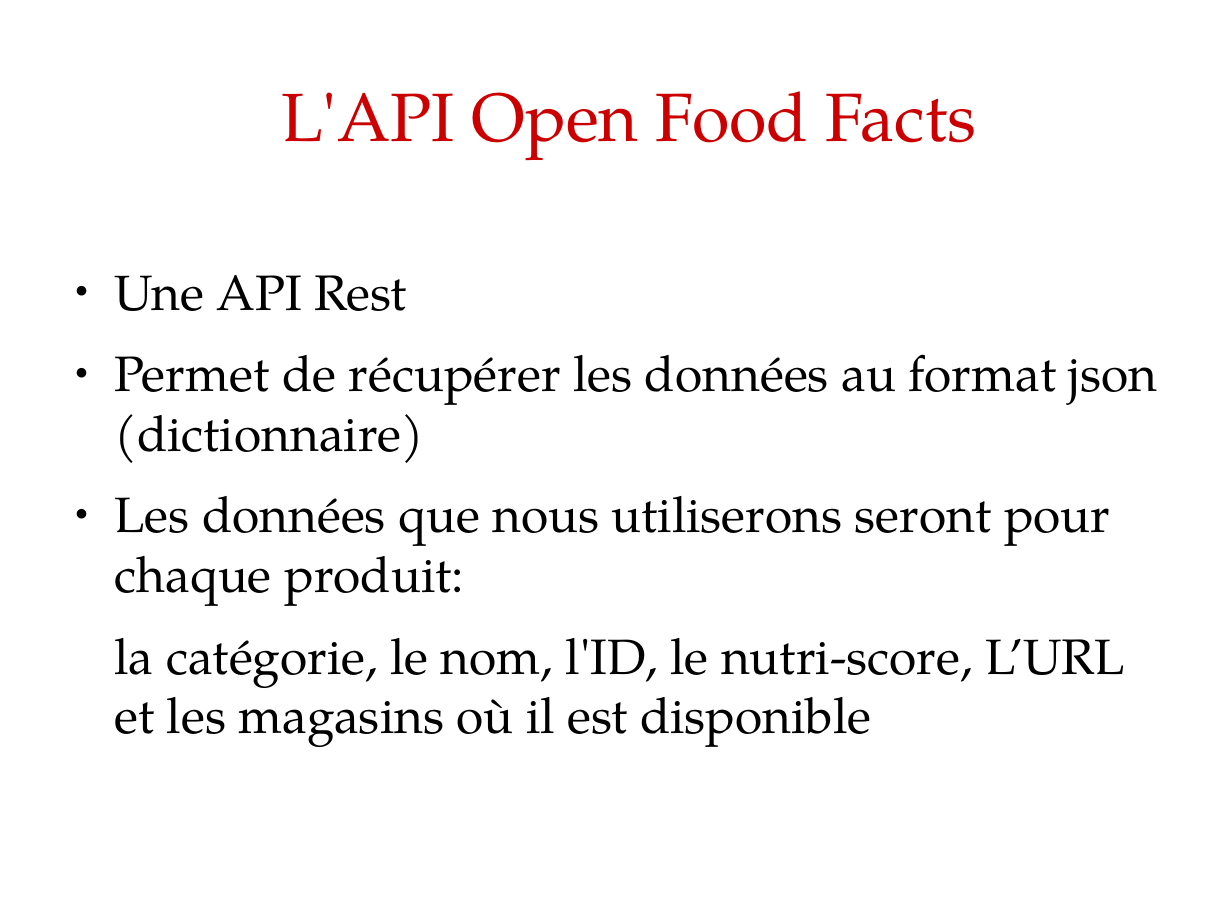
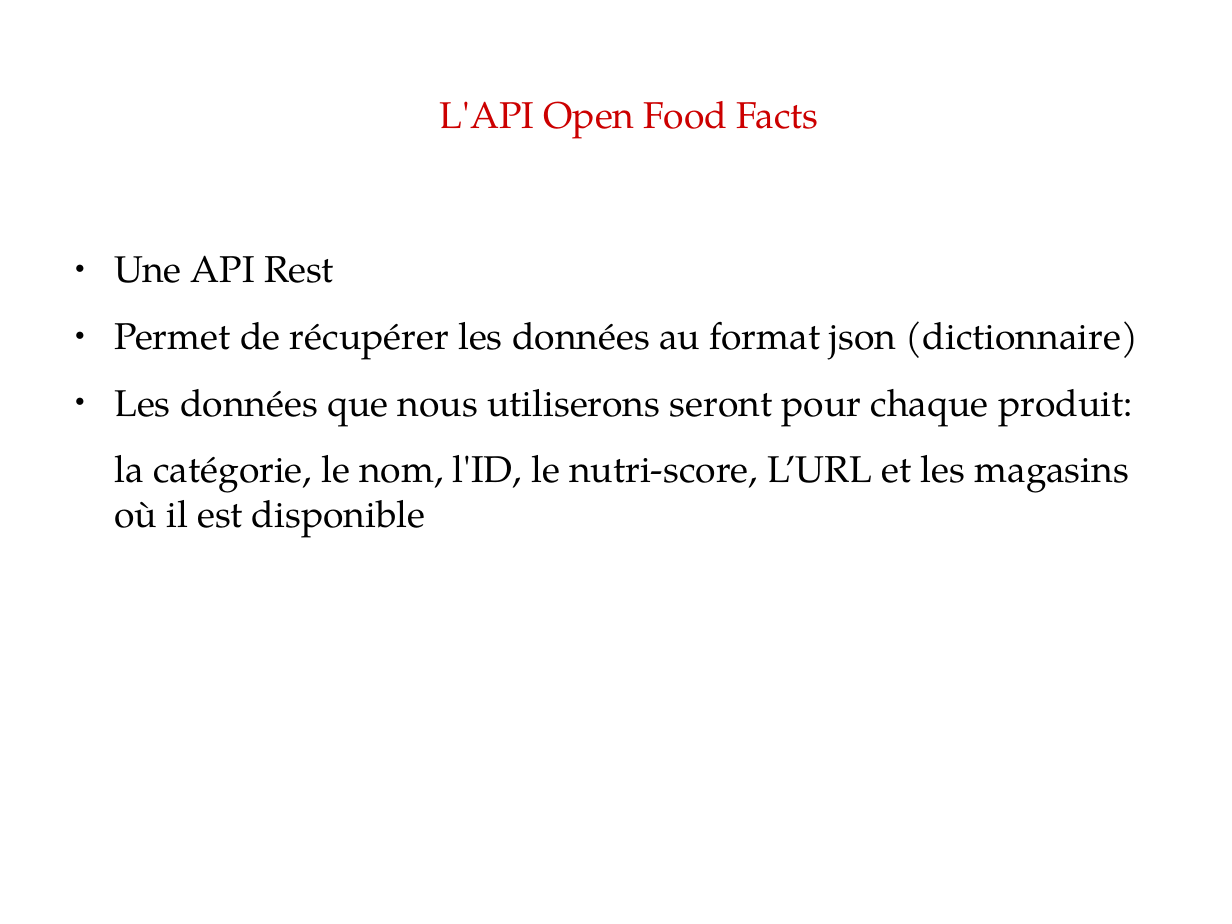
Before and after one commit to stan-kempachi/OCRP5, a slide deck: slide 5 of Livrables/PrésentationP5.odp. Drawn at 1232x924 pixels with LibreOffice and Linux fonts; fonts in the diff are those of the drawing. Boxes give left, top, right and bottom in pixels: in the first picture for what was removed or moved away, otherwise in the second. Text is boxed around its words. In the diff, an @@ line names an element or a change of style, - is before the commit and + after.

```diff
--- a/Livrables/PrésentationP5.odp
+++ b/Livrables/PrésentationP5.odp
@@ title "L'API Open Food Facts" at box(440, 101, 818, 139): size 44 to 24 pt @@
@@ text "Une API Rest" at box(114, 255, 1138, 538): size 32 to 24 pt @@
```
Also in this commit, not shown: 8 other slides changed, 1 slide added.
